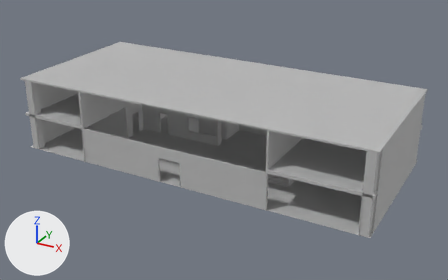
The FBX model turno-notturno/Assets/Model/Gorkem/building_museum.fbx: old version first, new version second.
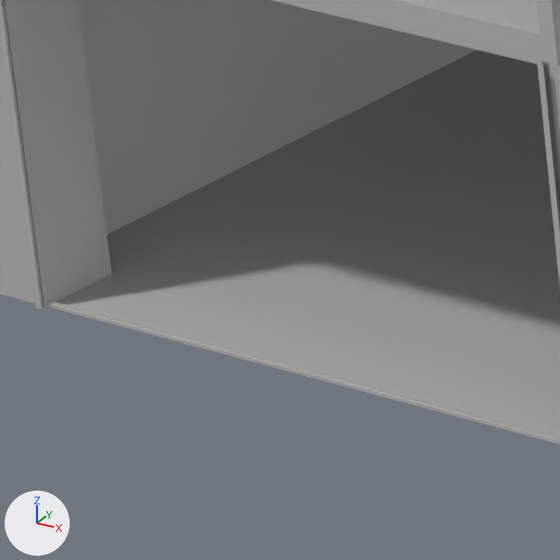
The first picture shows the older version from a 50 mm lens placed at (39.4, -62.8, 33.2), pointed at (5.5, -1.1, 2.3). The close-ups show both versions on the part from 8% to 19% of the width and 44% to 61% of the height of that picture; other places that the commit changed are outside them. The axes (+X, +Y, +Z) are drawn at lower left. The lights are the same throughout. Where no turn or scale is listed for an object, it has been applied to the vertices. Vertices at the same position are counted once.

The first close-up shows 'column_01', 'ground_01', 'ground_02', 'wall_103', 'wall_203', 'wall_main', 'window_holder_01'.
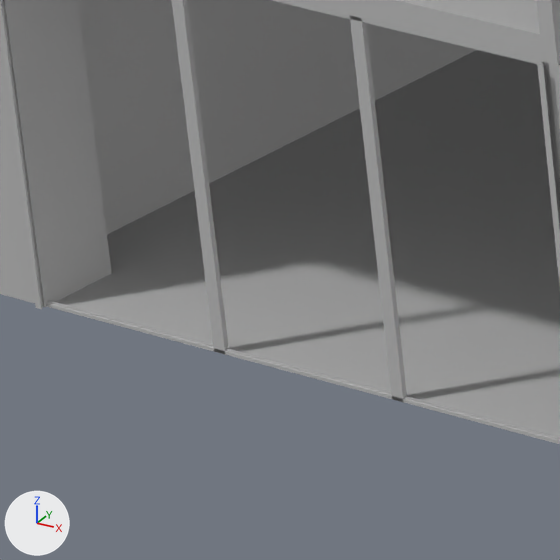
Where the newer file only moved an object's origin or applied its transform, the numbers keep the older frame.

Diff of the bpy script that builds the scene:
```diff
--- a/turno-notturno/Assets/Model/Gorkem/building_museum.fbx.py
+++ b/turno-notturno/Assets/Model/Gorkem/building_museum.fbx.py
@@ me_mesh_040 @@
 me_mesh_040.from_pydata(...)  # 78 vertices, 42 faces; spans x -3.83..3.83, y -0.07..0.07, z -2.2..2.2
 # used by ob_window_holder_01; location = (-12.55, -10.51, 2.2)
 # verts and faces of me_mesh_040; kept vertices keep their numbers, new ones are numbered from 78
+# me_mesh_040 part 1
+verts[78] = (-1.33, 0.01, -2.2)  # pixel (214, 351)
+verts[79] = (-1.33, 0.01, 2.2)
+verts[80] = (-1.33, 0.07, 2.2)
+verts[81] = (-1.33, 0.07, -2.2)
+verts[82] = (1.17, 0.01, -2.2)  # pixel (392, 399)
+verts[83] = (1.17, 0.01, 2.2)  # pixel (349, 15)
+verts[84] = (1.17, 0.07, 2.2)
+verts[85] = (1.17, 0.07, -2.2)
+for new, old in zip([*range(86, 94)], [*range(78, 86)]): verts[new] = verts[old] + (0.16, 0.0, 0.0)
+faces += [(78, 86, 87, 79), (80, 88, 89, 81), (86, 89, 88, 87), (78, 79, 80, 81), (82, 90, 91, 83), (84, 92, 93, 85)]
+faces += [(90, 93, 92, 91), (82, 83, 84, 85)]
 me_mesh_040.materials.append(mat_lambert1)
```

Location of each change, [x1, y1, x2, y2] in pixels of the close-ups (560 x 560 px):
part 1 of me_mesh_040, added: after [172, 0, 407, 401]
